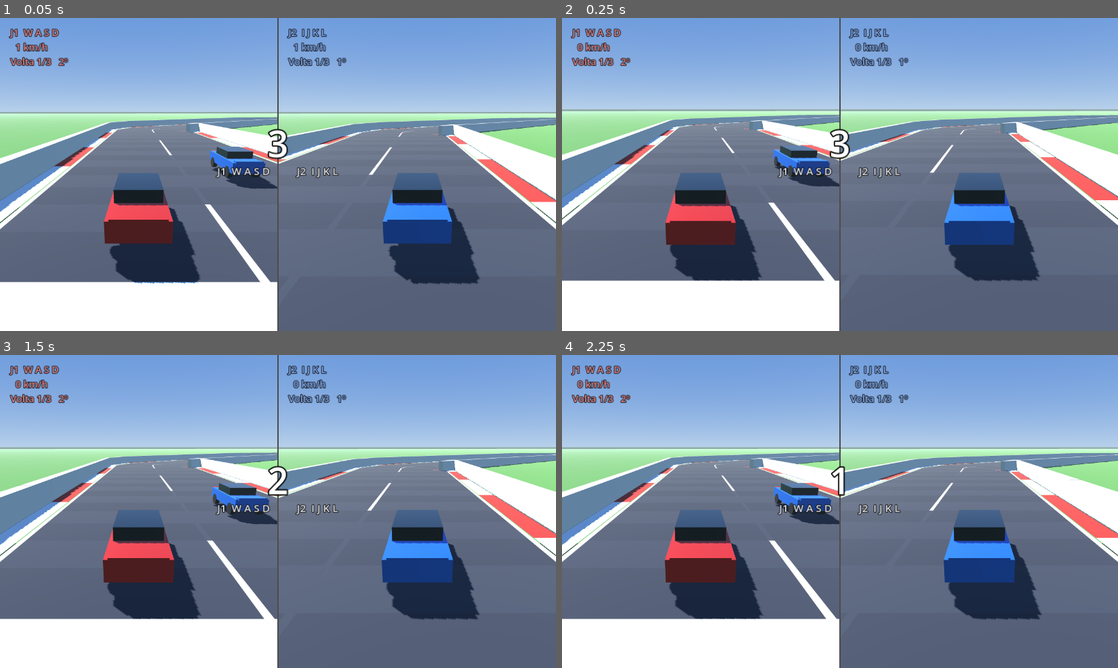
Above: before the commit, frames 1-4 (two rows, left to right).
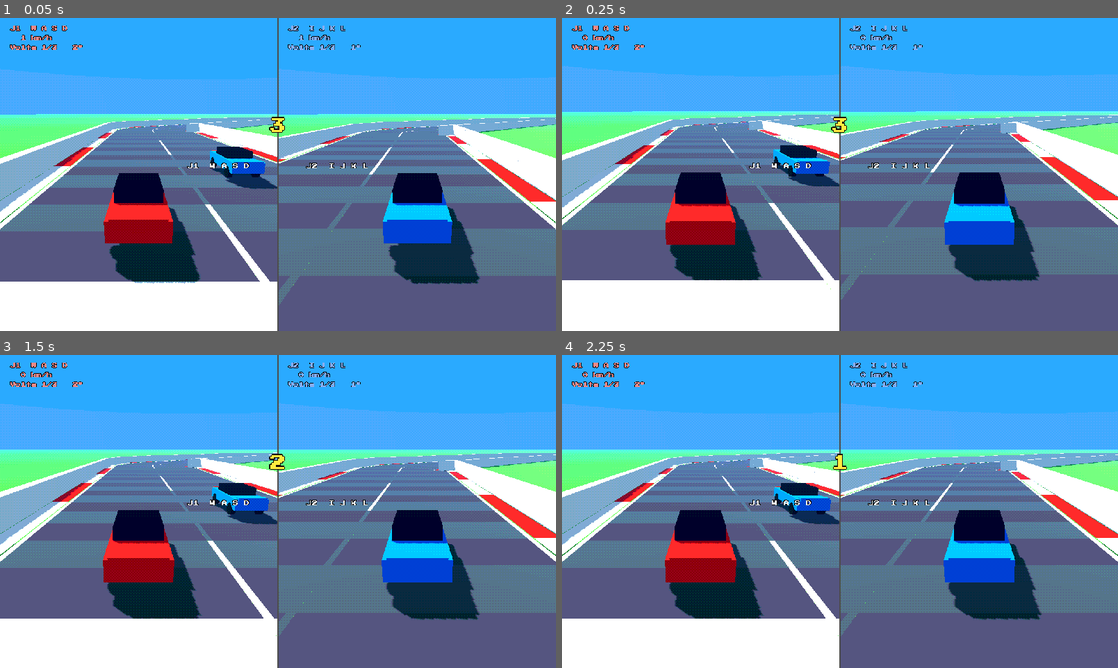
Above: after the commit, the same moments.

Repository: chatchatinho/jogocarro
Game: Godot game, scene res://scenes/Main.tscn
Two runs of this game, one before a commit and one after it. Both use one fixed random seed, a clock stepped at 60 frames per second and the inputs below.
Inputs (mouse positions are in pixels of both pictures, inside the frame that each line leads up to):
- Up to frame 1 (0.05 s): no input
- Up to frame 2 (0.25 s): no input
- Up to frame 3 (1.5 s): move the mouse to (400, 495) at 0.52 s; hold D 0.53-1.25 s; tap I at 0.6 s; click (400, 495) at 0.67 s; drag from (166, 527) to (250, 574) at 1.27 s
- Up to frame 4 (2.25 s): tap Enter at 2 s; move the mouse to (895, 442) at 2.02 s; hold D from 2.03 s (still down); tap J at 2.1 s

The runs differ from the first frame. In frame 1, 62% of the frame differs, in the area x 0-100%, y 0-92%; in frame 2, 61%; in frame 3, 61%; in frame 4, 61%.

Commit message:
Visual pixelado estilo 16-bit
A fisica e a logica de jogo continuam identicas (mesmos numeros byte a byte
no teste de linha reta e na corrida completa) — so a apresentacao mudou, em
tres camadas:

- Resolucao interna baixa por metade da tela (216px de altura) ampliada com
  filtro nearest, em vez do tamanho de tela real: cada pixel vira um
  quadrado solido em vez de borrar ao escalar.
- shaders/retro_palette.gdshader posteriza as cores em faixas com dithering
  ordenado 4x4, imitando a paleta limitada de um console 16-bit, aplicado
  como material no SubViewportContainer de cada jogador.
- Materiais chapados: sem metalico, sem especular, ceu em cor solida em vez
  de gradiente suave — o oposto de um render PBR moderno.

HUD trocado para fonte pixelada (Press Start 2P, OFL) com antialiasing
desligado, texto do vencedor e contagem regressiva incluidos.

MSAA desligado (brigava com o visual de pixel), saturacao/contraste do
ambiente aumentados pra compensar a perda do gradiente de ceu.

Precisou rodar o editor uma vez pra gerar o .import da fonte nova antes do
load() funcionar em runtime — sem isso o jogo falhava silenciosamente com
"Invalid assignment... on a base object of type 'null instance'".

Co-Authored-By: Claude Sonnet 5 <noreply@anthropic.com>
Claude-Session: https://claude.ai/code/session_01YYmLJiCGAntmAaJQVLQMPE

Diff:
--- a/project.godot
+++ b/project.godot
@@ -27,4 +27,4 @@
 
 [rendering]
 
-anti_aliasing/quality/msaa_3d=2
+textures/canvas_textures/default_texture_filter=0
--- a/scripts/Car.gd
+++ b/scripts/Car.gd
@@ -78,15 +78,19 @@
 	shape.position.y = 0.15
 	add_child(shape)
 
+	# Sem metálico/brilho suave: cor chapada + luz difusa simples é o que lê
+	# como "16-bit", em vez do reflexo contínuo de um render PBR moderno.
 	var paint := StandardMaterial3D.new()
 	paint.albedo_color = car_color
-	paint.metallic = 0.55
-	paint.roughness = 0.32
+	paint.metallic = 0.0
+	paint.roughness = 1.0
+	paint.specular_mode = BaseMaterial3D.SPECULAR_DISABLED
 
 	var glass := StandardMaterial3D.new()
-	glass.albedo_color = Color(0.08, 0.11, 0.16)
-	glass.metallic = 0.2
-	glass.roughness = 0.08
+	glass.albedo_color = Color(0.05, 0.08, 0.14)
+	glass.shading_mode = BaseMaterial3D.SHADING_MODE_UNSHADED
+	glass.metallic = 0.0
+	glass.roughness = 1.0
 
 	# carroceria em duas caixas: corpo + cabine mais estreita, o suficiente para
 	# ler como carro e para o jogador enxergar a direção em que está apontado
@@ -144,7 +148,8 @@
 
 	var tire := StandardMaterial3D.new()
 	tire.albedo_color = Color(0.07, 0.07, 0.08)
-	tire.roughness = 0.95
+	tire.roughness = 1.0
+	tire.specular_mode = BaseMaterial3D.SPECULAR_DISABLED
 
 	for wheel: Dictionary in _wheels:
 		var node := MeshInstance3D.new()
--- a/scripts/Main.gd
+++ b/scripts/Main.gd
@@ -11,12 +11,20 @@
 ## Tempo capotado ou preso antes do resgate automático (segundos).
 const STUCK_RESCUE_SECONDS := 3.0
 
+## Altura interna do render de cada metade da tela, em pixels. Quanto menor,
+## mais grosso o pixel — é isso, junto do filtro nearest, que dá o visual
+## 16-bit; a física e a lógica de jogo continuam rodando em resolução total.
+const PIXEL_RENDER_HEIGHT := 216
+var _pixel_font: FontFile
+var _retro_shader: Shader
+
 enum State { COUNTDOWN, RACING, FINISHED }
 
 var track: Track
 var cars: Array[Car] = []
 var cameras: Array[Camera3D] = []
 var viewports: Array[SubViewport] = []
+var viewport_containers: Array[SubViewportContainer] = []
 
 var state: State = State.COUNTDOWN
 var countdown := COUNTDOWN_SECONDS
@@ -30,6 +38,12 @@
 var _split: HBoxContainer
 
 func _ready() -> void:
+	_pixel_font = load("res://assets/fonts/PressStart2P-Regular.ttf")
+	_pixel_font.antialiasing = TextServer.FONT_ANTIALIASING_NONE
+	_pixel_font.hinting = TextServer.HINTING_NONE
+	_pixel_font.oversampling = 1.0
+	_retro_shader = load("res://shaders/retro_palette.gdshader")
+
 	_build_world()
 	_build_split_screen()
 	_build_cars()
@@ -64,29 +78,48 @@
 
 	var sun := DirectionalLight3D.new()
 	sun.rotation_degrees = Vector3(-52, 38, 0)
-	sun.light_energy = 1.25
+	sun.light_energy = 1.35
 	sun.light_color = Color(1.0, 0.97, 0.9)
 	sun.shadow_enabled = true
 	add_child(sun)
 
+	# Céu chapado em vez de gradiente suave: consoles 16-bit desenhavam o
+	# fundo em faixas de cor sólida, não em degradê contínuo. Só duas cores
+	# (céu e "montanhas" no horizonte) já lê como retrô.
 	var env := WorldEnvironment.new()
 	var e := Environment.new()
-	e.background_mode = Environment.BG_SKY
-	var sky := Sky.new()
-	var sky_mat := ProceduralSkyMaterial.new()
-	sky_mat.sky_top_color = Color(0.35, 0.55, 0.85)
-	sky_mat.sky_horizon_color = Color(0.72, 0.82, 0.92)
-	sky_mat.ground_bottom_color = Color(0.28, 0.4, 0.24)
-	sky_mat.ground_horizon_color = Color(0.6, 0.7, 0.7)
-	sky.sky_material = sky_mat
-	e.sky = sky
-	e.ambient_light_source = Environment.AMBIENT_SOURCE_SKY
-	e.ambient_light_energy = 0.9
+	e.background_mode = Environment.BG_COLOR
+	e.background_color = Color(0.34, 0.62, 0.93)
+	e.ambient_light_source = Environment.AMBIENT_SOURCE_COLOR
+	e.ambient_light_color = Color(0.55, 0.68, 0.75)
+	e.ambient_light_energy = 1.1
 	e.fog_enabled = true
-	e.fog_density = 0.0012
-	e.fog_light_color = Color(0.72, 0.82, 0.92)
+	e.fog_density = 0.0022
+	e.fog_light_color = Color(0.34, 0.62, 0.93)
+	e.fog_sun_scatter = 0.0
+	# posterizar o brilho geral tambem ajuda a achatar a iluminacao em faixas,
+	# em vez do gradiente continuo que um motor 3D moderno produz por padrao
+	e.adjustment_enabled = true
+	e.adjustment_saturation = 1.35
+	e.adjustment_contrast = 1.12
 	env.environment = e
 	add_child(env)
+
+	var horizon := MeshInstance3D.new()
+	var horizon_mesh := CylinderMesh.new()
+	horizon_mesh.top_radius = 480.0
+	horizon_mesh.bottom_radius = 480.0
+	horizon_mesh.height = 90.0
+	horizon_mesh.cap_top = false
+	horizon_mesh.cap_bottom = false
+	var horizon_mat := StandardMaterial3D.new()
+	horizon_mat.shading_mode = BaseMaterial3D.SHADING_MODE_UNSHADED
+	horizon_mat.albedo_color = Color(0.45, 0.7, 0.95)
+	horizon_mat.cull_mode = BaseMaterial3D.CULL_FRONT
+	horizon_mesh.material = horizon_mat
+	horizon.mesh = horizon_mesh
+	horizon.position.y = 20.0
+	add_child(horizon)
 
 # ---------------------------------------------------------------- tela dividida
 
@@ -109,18 +142,28 @@
 		var vp := SubViewport.new()
 		vp.render_target_update_mode = SubViewport.UPDATE_ALWAYS
 		vp.handle_input_locally = false
-		vp.msaa_3d = Viewport.MSAA_2X
+		# MSAA suaviza bordas — o oposto do que queremos: pixel de verdade,
+		# não um triângulo por trás de anti-serrilhado.
+		vp.msaa_3d = Viewport.MSAA_DISABLED
 
 		var cam := Camera3D.new()
 		cam.fov = 68.0
 		cam.far = 900.0
 		vp.add_child(cam)
 
+		# Filtro nearest: ao ampliar o render de baixa resolução pro tamanho
+		# da tela, cada pixel vira um quadrado sólido em vez de borrar.
+		container.texture_filter = CanvasItem.TEXTURE_FILTER_NEAREST
+		var palette := ShaderMaterial.new()
+		palette.shader = _retro_shader
+		container.material = palette
+
 		container.add_child(vp)
 		_split.add_child(container)
 
 		viewports.append(vp)
 		cameras.append(cam)
+		viewport_containers.append(container)
 
 	# a tela 2 mostra o MESMO mundo da tela 1 — sem isso cada metade
 	# renderaria um mundo vazio e separado
@@ -129,9 +172,17 @@
 func _resize_viewports() -> void:
 	var size := get_viewport().get_visible_rect().size
 	_split.size = size
-	var half := Vector2i(int(size.x / 2.0) - 2, int(size.y))
-	for vp in viewports:
-		vp.size = half
+
+	# O CONTAINER acompanha o tamanho real da tela (senão o layout quebra);
+	# o VIEWPORT interno é que renderiza baixo, e o filtro nearest amplia
+	# sem suavizar — isso é a pixelização em si.
+	var half_screen := Vector2i(int(size.x / 2.0) - 2, int(size.y))
+	var aspect: float = float(half_screen.x) / float(maxi(half_screen.y, 1))
+	var low_res := Vector2i(int(PIXEL_RENDER_HEIGHT * aspect), PIXEL_RENDER_HEIGHT)
+
+	for i in viewports.size():
+		viewport_containers[i].custom_minimum_size = Vector2(half_screen)
+		viewports[i].size = low_res
 
 # ---------------------------------------------------------------- carros
 
@@ -159,26 +210,30 @@
 
 	for i in 2:
 		var label := Label.new()
-		label.add_theme_font_size_override("font_size", 22)
+		label.add_theme_font_override("font", _pixel_font)
+		label.add_theme_font_size_override("font_size", 12)
+		label.add_theme_constant_override("line_spacing", 10)
 		label.add_theme_color_override("font_color", Color.WHITE)
-		label.add_theme_color_override("font_outline_color", Color(0, 0, 0, 0.85))
-		label.add_theme_constant_override("outline_size", 6)
+		label.add_theme_color_override("font_outline_color", Color(0, 0, 0, 1))
+		label.add_theme_constant_override("outline_size", 4)
 		_hud.add_child(label)
 		_labels.append(label)
 
 	_center_label = Label.new()
-	_center_label.add_theme_font_size_override("font_size", 84)
-	_center_label.add_theme_color_override("font_color", Color.WHITE)
-	_center_label.add_theme_color_override("font_outline_color", Color(0, 0, 0, 0.9))
-	_center_label.add_theme_constant_override("outline_size", 12)
+	_center_label.add_theme_font_override("font", _pixel_font)
+	_center_label.add_theme_font_size_override("font_size", 36)
+	_center_label.add_theme_color_override("font_color", Color(1, 0.92, 0.25))
+	_center_label.add_theme_color_override("font_outline_color", Color(0.1, 0.05, 0.02, 1))
+	_center_label.add_theme_constant_override("outline_size", 8)
 	_center_label.horizontal_alignment = HORIZONTAL_ALIGNMENT_CENTER
 	_hud.add_child(_center_label)
 
 	_sub_label = Label.new()
-	_sub_label.add_theme_font_size_override("font_size", 24)
-	_sub_label.add_theme_color_override("font_color", Color(1, 1, 1, 0.9))
-	_sub_label.add_theme_color_override("font_outline_color", Color(0, 0, 0, 0.9))
-	_sub_label.add_theme_constant_override("outline_size", 6)
+	_sub_label.add_theme_font_override("font", _pixel_font)
+	_sub_label.add_theme_font_size_override("font_size", 13)
+	_sub_label.add_theme_color_override("font_color", Color(1, 1, 1, 0.95))
+	_sub_label.add_theme_color_override("font_outline_color", Color(0, 0, 0, 1))
+	_sub_label.add_theme_constant_override("outline_size", 4)
 	_sub_label.horizontal_alignment = HORIZONTAL_ALIGNMENT_CENTER
 	_hud.add_child(_sub_label)
 
--- a/scripts/Track.gd
+++ b/scripts/Track.gd
@@ -86,8 +86,9 @@
 	var plane := PlaneMesh.new()
 	plane.size = Vector2(1200, 1200)
 	var mat := StandardMaterial3D.new()
-	mat.albedo_color = Color(0.34, 0.52, 0.24)
+	mat.albedo_color = Color(0.30, 0.62, 0.22)
 	mat.roughness = 1.0
+	mat.specular_mode = BaseMaterial3D.SPECULAR_DISABLED
 	plane.material = mat
 
 	var mi := MeshInstance3D.new()
@@ -109,12 +110,12 @@
 	var st := SurfaceTool.new()
 	st.begin(Mesh.PRIMITIVE_TRIANGLES)
 
-	var asphalt := Color(0.22, 0.22, 0.25)
-	var asphalt_alt := Color(0.20, 0.20, 0.23)
-	var line := Color(0.85, 0.85, 0.85)
-	var kerb_a := Color(0.72, 0.18, 0.14)
-	var kerb_b := Color(0.92, 0.92, 0.92)
-	var start := Color(0.95, 0.95, 0.95)
+	var asphalt := Color(0.26, 0.26, 0.30)
+	var asphalt_alt := Color(0.22, 0.22, 0.26)
+	var line := Color(0.92, 0.92, 0.85)
+	var kerb_a := Color(0.85, 0.14, 0.1)
+	var kerb_b := Color(0.95, 0.95, 0.95)
+	var start := Color(0.97, 0.97, 0.97)
 
 	var hw := ROAD_HALF_WIDTH
 	var lw := 0.25
@@ -164,7 +165,8 @@
 
 	var mat := StandardMaterial3D.new()
 	mat.vertex_color_use_as_albedo = true
-	mat.roughness = 0.95
+	mat.roughness = 1.0
+	mat.specular_mode = BaseMaterial3D.SPECULAR_DISABLED
 	st.set_material(mat)
 
 	var mi := MeshInstance3D.new()
@@ -187,7 +189,8 @@
 	mesh.size = Vector3(WALL_THICKNESS, WALL_HEIGHT, 1.0)
 	var mat := StandardMaterial3D.new()
 	mat.albedo_color = Color(0.88, 0.88, 0.9)
-	mat.roughness = 0.8
+	mat.roughness = 1.0
+	mat.specular_mode = BaseMaterial3D.SPECULAR_DISABLED
 	mesh.material = mat
 
 	var wall_offset := ROAD_HALF_WIDTH + KERB_WIDTH + 0.5
--- /dev/null
+++ b/shaders/retro_palette.gdshader
@@ -0,0 +1,28 @@
+shader_type canvas_item;
+
+// Aplicado no SubViewportContainer de cada jogador: acha o TEXTURE do
+// viewport de baixa resolução e posteriza + dithera as cores, pra imitar
+// uma paleta limitada de console 16-bit em cima do render 3D normal.
+
+uniform float color_levels : hint_range(3.0, 32.0) = 6.0;
+uniform float dither_strength : hint_range(0.0, 1.0) = 0.5;
+
+const float BAYER_4X4[16] = float[16](
+	0.0,  8.0,  2.0, 10.0,
+	12.0, 4.0, 14.0,  6.0,
+	3.0, 11.0,  1.0,  9.0,
+	15.0, 7.0, 13.0,  5.0
+);
+
+void fragment() {
+	vec4 tex = texture(TEXTURE, UV);
+
+	int bx = int(mod(FRAGCOORD.x, 4.0));
+	int by = int(mod(FRAGCOORD.y, 4.0));
+	float threshold = (BAYER_4X4[bx + by * 4] / 16.0 - 0.5) * dither_strength / color_levels;
+
+	vec3 dithered = tex.rgb + threshold;
+	vec3 posterized = floor(dithered * color_levels + 0.5) / color_levels;
+
+	COLOR = vec4(posterized, tex.a);
+}
Binary file added: assets/fonts/PressStart2P-Regular.ttf
Not shown, added: assets/fonts/PressStart2P-Regular.ttf.import
Not shown, changed: README.md
Not shown, added: docs/asset-licenses.md
